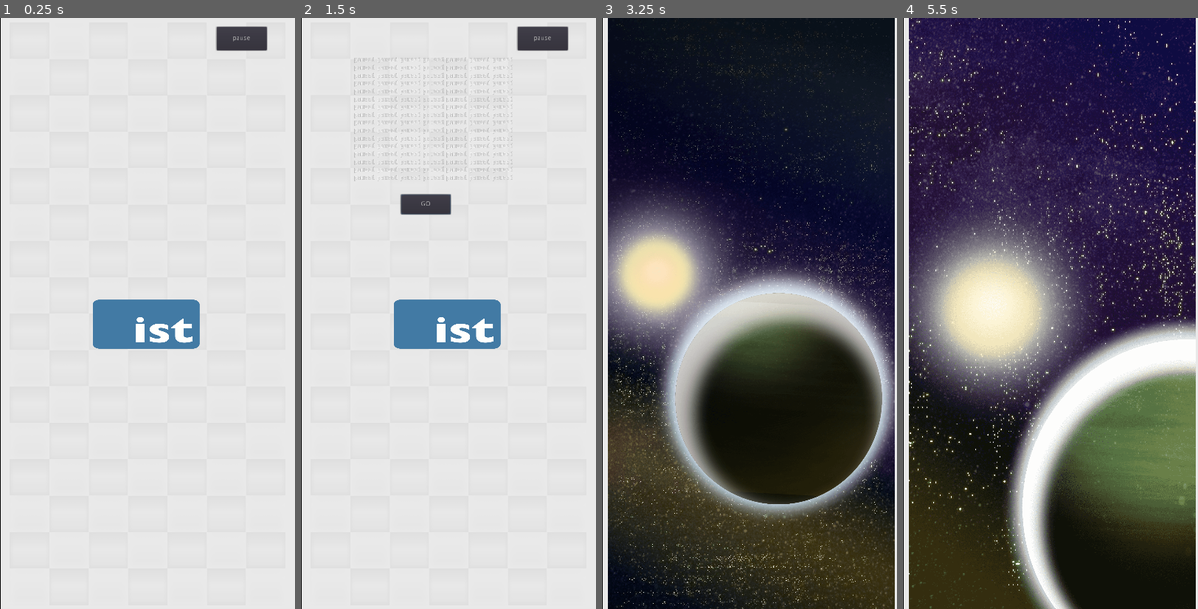
Above: before the commit, frames 1-4 (left to right).
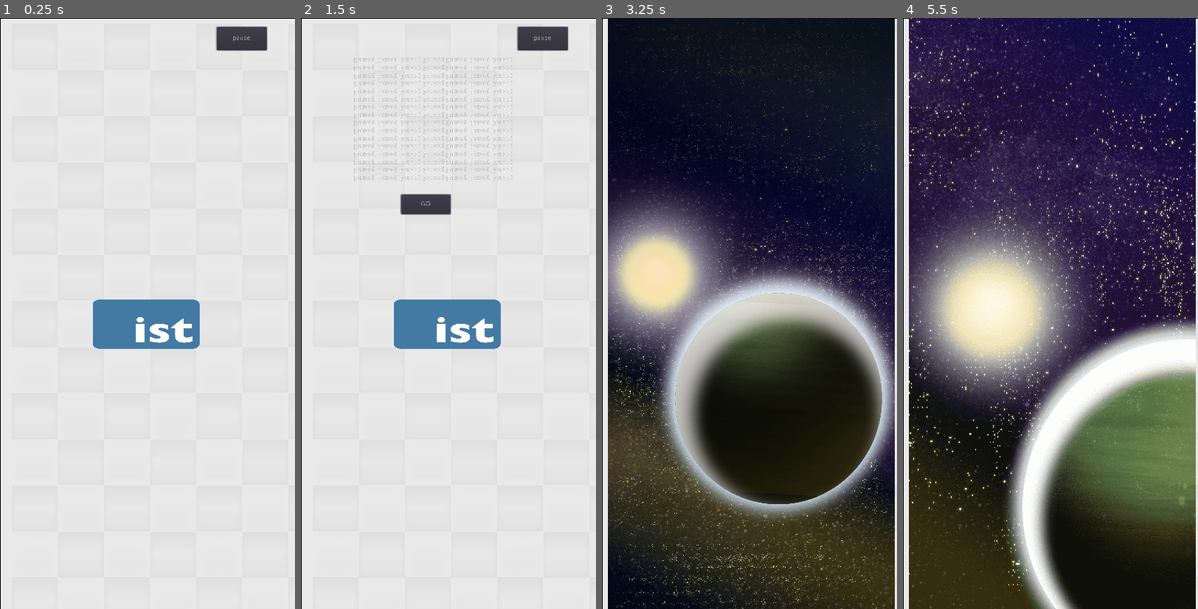
Above: after the commit, the same moments.

Repository: thunderrabbit/conswi
Game: Godot game, scene res://SplashScreen/SplashScreen.tscn
Two runs of this game, one before a commit and one after it. Both use one fixed random seed, a clock stepped at 60 frames per second and the inputs below.
Inputs (mouse positions are in pixels of both pictures, inside the frame that each line leads up to):
- Up to frame 1 (0.25 s): no input
- Up to frame 2 (1.5 s): tap Enter at 0.5 s; move the mouse to (513, 283) at 0.52 s; hold Right (move_right) 0.53-1.25 s; click (513, 283) at 0.67 s; click "pause" at 1.25 s
- Up to frame 3 (3.25 s): click "GO" at 2 s; drag from (690, 343) to (734, 431) at 2.77 s
- Up to frame 4 (5.5 s): move the mouse to (1080, 183) at 3.52 s; hold Right (move_right) 3.53-4.25 s; drag from (1035, 431) to (962, 224) at 4.27 s; move the mouse to (1139, 402) at 5.02 s; hold Left (move_left) from 5.03 s (still down)

The runs differ from the first frame. In frame 1, 0.1% of the frame differs, in the area x 0-100%, y 0-1%; in frame 2, 0.1%; in frame 3, less than 0.1%; in frame 4, less than 0.1%.

Commit message:
Do not scale with GUI
because we scale with code in Background.gd

Diff:
--- a/subscenes/Background.tscn
+++ b/subscenes/Background.tscn
@@ -9,7 +9,6 @@
 
 [node name="BackgroundSprite" type="Sprite" parent="." index="0"]
 
-scale = Vector2( 0.853355, 0.788124 )
 z_index = -7
 texture = ExtResource( 2 )
 centered = false
